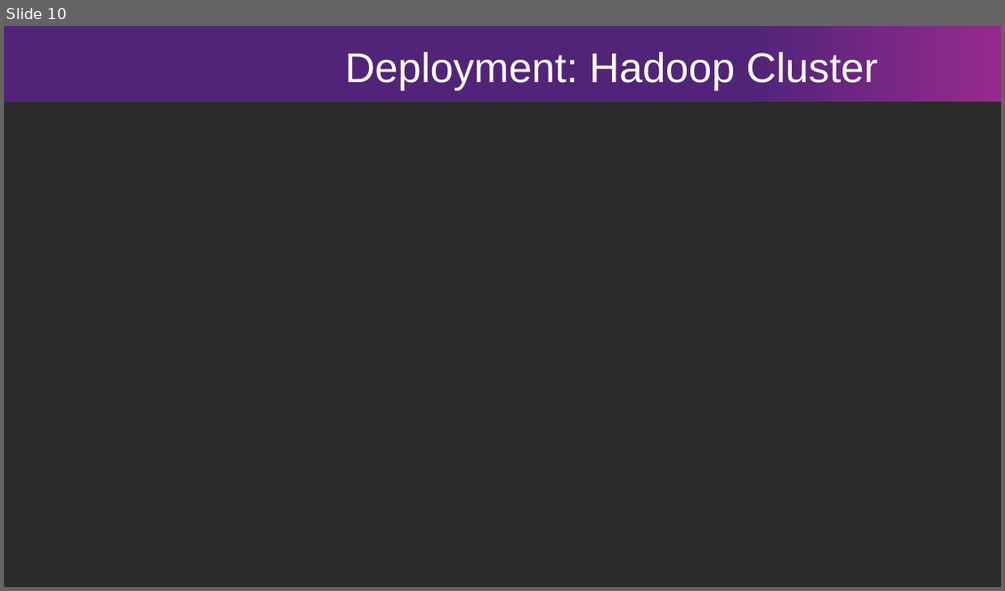
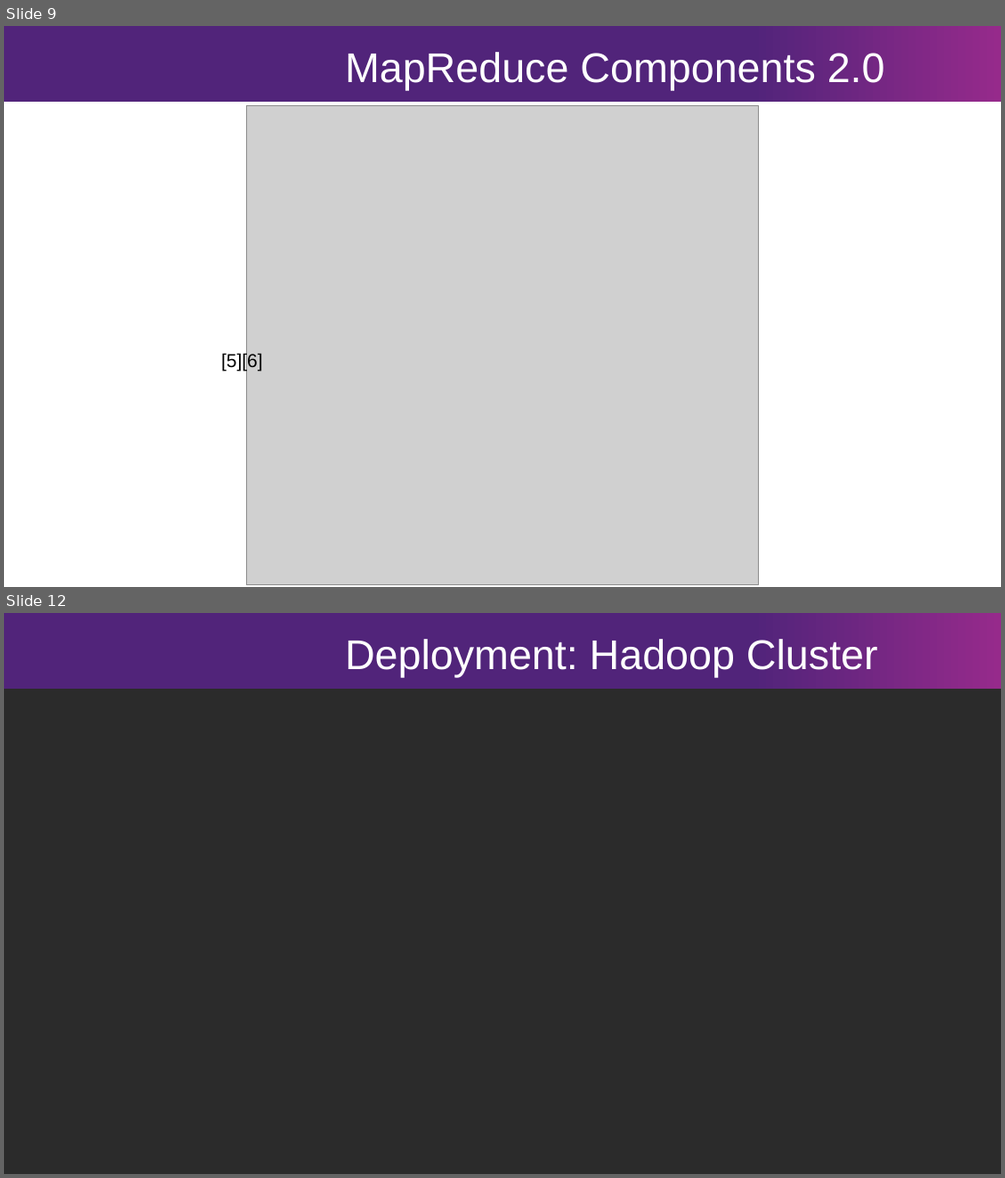
Before and after one commit to bhq12/hadoop-architecture-notes, a slide deck: hadoop-architecture-brook-queree.pptx. Shown one above the other, each under a label of ours: slide 10 before the commit, slides 9 and 12 after it; the slides between them are not shown. The pictures are 1005x591 and 1005x1178 pixels, drawn with LibreOffice and Linux fonts; fonts in the diff are those of the drawing; grey boxes stand for pictures; background and template pictures are left out; a plain dark background stands for a picture behind light text. Boxes give left, top, right and bottom in pixels: in the first picture for what was removed or moved away, otherwise in the second. Text is boxed around its words. In the diff, an @@ line names an element or a change of style, - is before the commit and + after.

```diff
--- a/hadoop-architecture-brook-queree.pptx
+++ b/hadoop-architecture-brook-queree.pptx
@@ slide 9 added at bbox=[4, 26, 1001, 587], background #FFFFFF; not listed: 1 template element that a slide beside it also shows @@
@@ text added at bbox=[345, 52, 885, 91], 40 pt, text #FFFFFF @@
+MapReduce Components 2.0
@@ picture added at bbox=[246, 105, 759, 585] @@
@@ text added at bbox=[221, 352, 263, 370], 18 pt, text #000000 @@
+[5][6]
@@ what was slide 10 is now slide 12 @@
```
Also in this commit, not shown: 8 slides changed, 3 other slides added, 3 slides removed, 16 other files.
